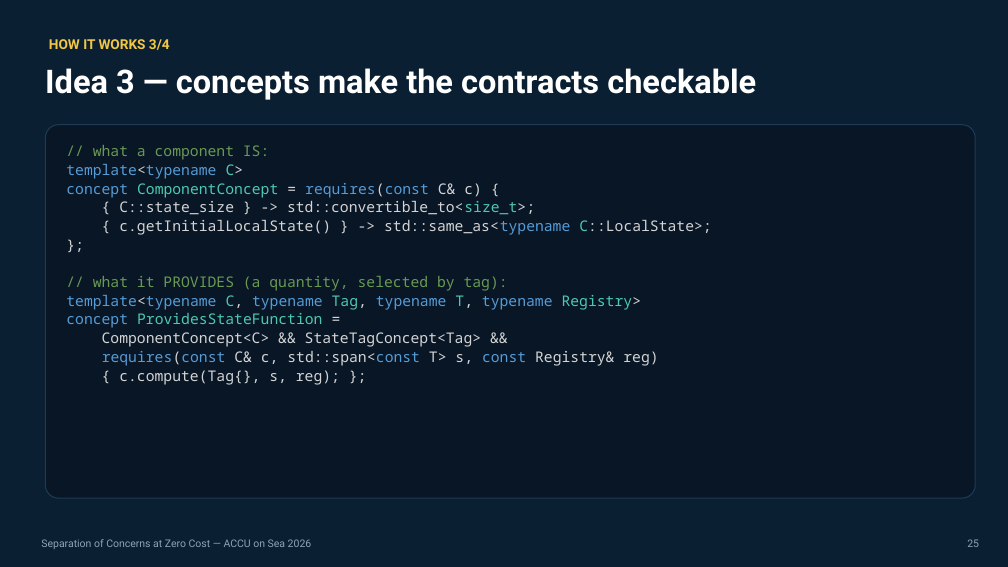
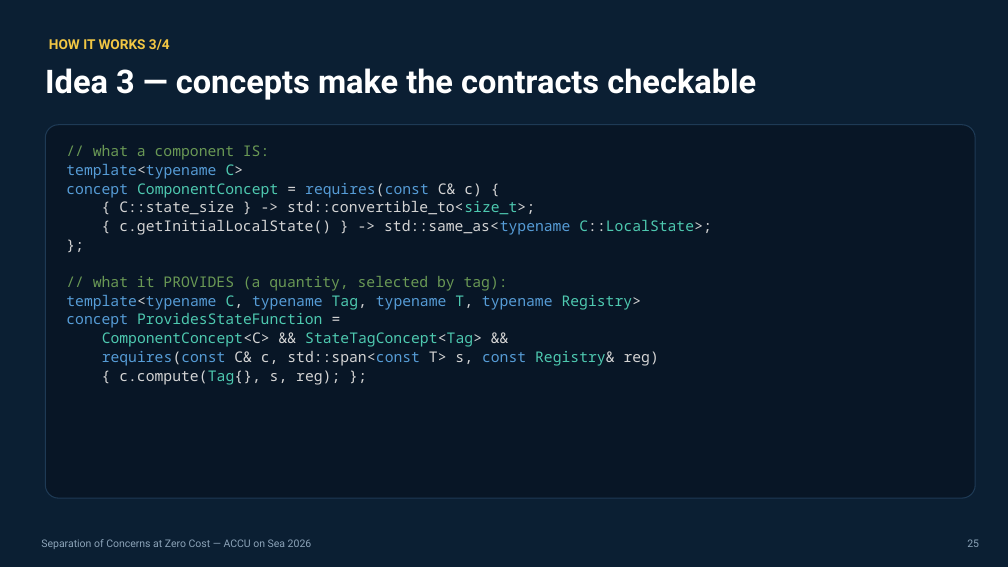
Before and after one commit to jedrzejmichalczyk/accu-on-sea-2026-modular-physics, a slide deck: slide 25 of slides/ACCU-Separation-of-Concerns-at-Zero-Cost.pptx. Drawn at 1008x567 pixels with LibreOffice and Linux fonts; fonts in the diff are those of the drawing. Boxes give left, top, right and bottom in pixels: in the first picture for what was removed or moved away, otherwise in the second. Text is boxed around its words. In the diff, an @@ line names an element or a change of style, - is before the commit and + after.

```diff
--- a/slides/ACCU-Separation-of-Concerns-at-Zero-Cost.pptx
+++ b/slides/ACCU-Separation-of-Concerns-at-Zero-Cost.pptx
@@ text at (102, 220, 712, 385): text colour #D4D4D4 to #4EC9B0 in "C::LocalState>;", "ComponentConcept<C> StateTagConcept<Tag>", "Registry&", "c.compute(Tag{}," @@
```
Also in this commit, not shown: 5 other slides changed, 1 other file.
